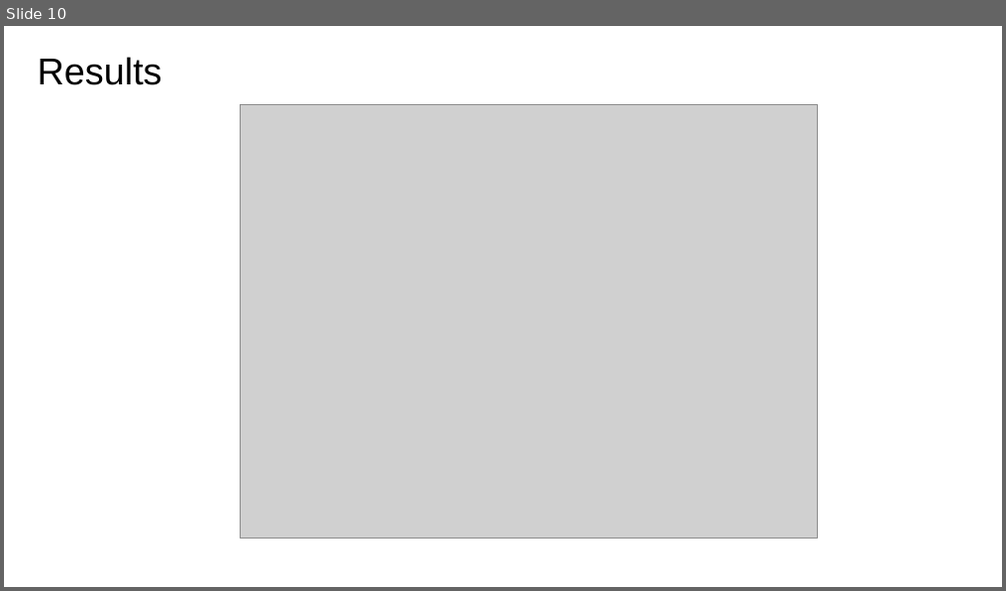
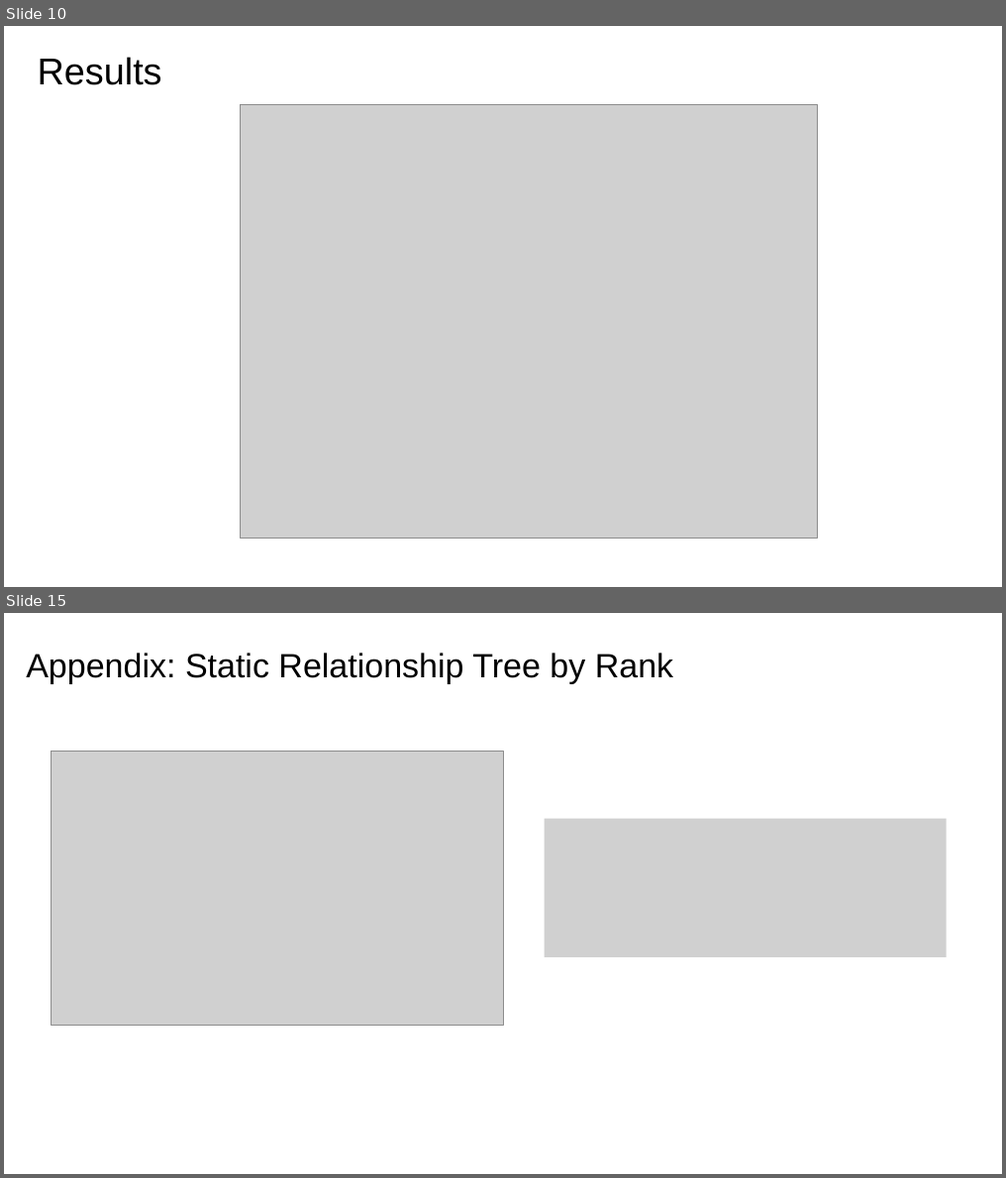
Before and after one commit to zhuliang21/Parallel-Matrix-Multiplication, a slide deck: powerpoint/Pre.pptx. Shown one above the other, each under a label of ours: slide 10 before the commit, slides 10 and 15 after it; the slides between them are not shown. The pictures are 1006x591 and 1006x1178 pixels, drawn with LibreOffice and Linux fonts; fonts in the diff are those of the drawing; grey boxes stand for pictures. Boxes give left, top, right and bottom in pixels: in the first picture for what was removed or moved away, otherwise in the second. Text is boxed around its words. In the diff, an @@ line names an element or a change of style, - is before the commit and + after.

```diff
--- a/powerpoint/Pre.pptx
+++ b/powerpoint/Pre.pptx
@@ slide 15 added at (4, 613, 1002, 1174), background #FFFFFF @@
@@ title added at (26, 653, 673, 684), 32.4 pt, text #000000 @@
+Appendix: Static Relationship Tree by Rank
@@ picture added at (51, 751, 503, 1026) @@
@@ picture added at (545, 819, 946, 958) @@
```
Also in this commit, not shown: 10 slides changed, 2 other slides added, 1 slide removed, 7 other files.
